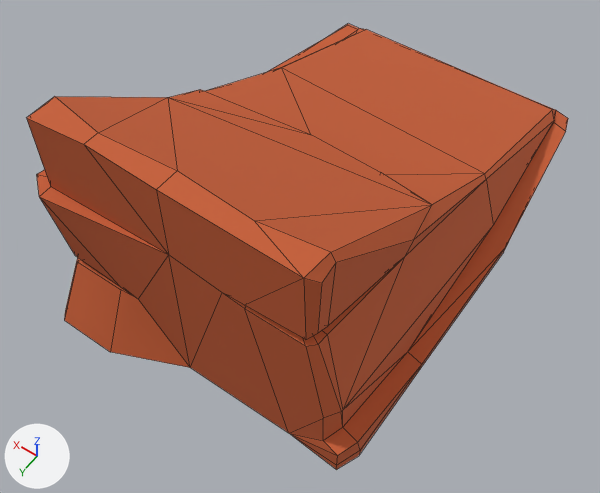
The FBX model Assets/Models/Models_Environment/ModelsMars/SM_Ramp.fbx, before and after one commit.
Both versions are drawn from a 50 mm camera at (-28.24, 7.73, 9.93) aimed at (-24.02, 1.82, 0.63). Lighting does not change. The marker at lower left points along +X, +Y and +Z. Mesh edges are drawn as thin lines. Where no turn or scale is listed for an object, it has been applied to the vertices.

In view in the first picture: 'SM_Ramp'.
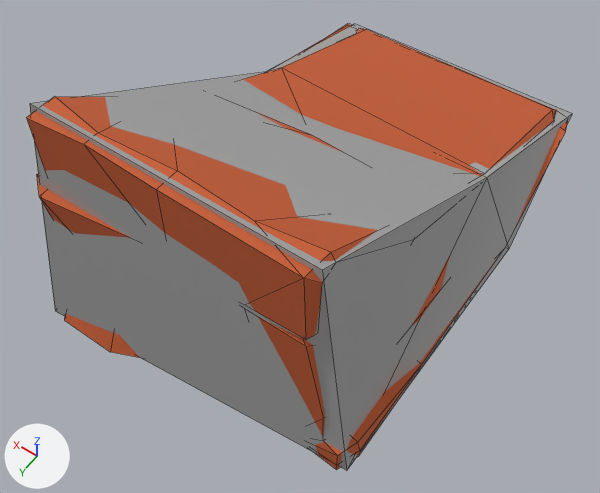
The newer file is also turned or shifted as a whole; pictures and numbers use the older file's frame.

Pixel boxes [x1, y1, x2, y2] of what changed, in the pictures (600 x 493 px):
```json
{"object": "SM_Ramp_col", "change": "added", "after": [30, 24, 572, 470]}
```

The change, as JSON lines over the scene's bpy script:
```json
{"op": "add", "block": "mat_lambert2", "code": ["mat_lambert2 = principled_material('lambert2')", "mat_lambert2.base_color = (0.4, 0.4, 0.4)  # grey #aaaaaa", "mat_lambert2.roughness = 0.0"]}
{"op": "add", "block": "me_mesh_001", "code": ["me_mesh_001 = bpy.data.meshes.new('Mesh.001')", "me_mesh_001.from_pydata([(-2.03, -3.75, -0.06), (2.37, -3.56, 0.01), (-1.89, -0.36, 1.19), (2.05, -0.36, 1.19), (-1.89, 3.85, 3.63), (2.05, 3.85, 3.63), (-2.45, 3.98, 0.01), (2.25, 4.41, 0.01), (-2.5, -0.35, 0.01), (3.05, -0.17, 0.01)], [], [(0, 1, 3, 2), (2, 3, 5, 4), (4, 5, 7, 6), (8, 9, 1, 0), (3, 7, 5), (2, 8, 0), (6, 2, 4), (3, 9, 7), (6, 7, 9, 8), (1, 9, 3), (6, 8, 2)])", "me_mesh_001.materials.append(mat_lambert2)  # grey #aaaaaa"]}
{"op": "add", "block": "ob_sm_ramp_col", "code": ["ob_sm_ramp_col = bpy.data.objects.new('SM_Ramp_col', me_mesh_001)", "ob_sm_ramp_col.location = (-23.82, -0.01, 0.0)"]}
```
